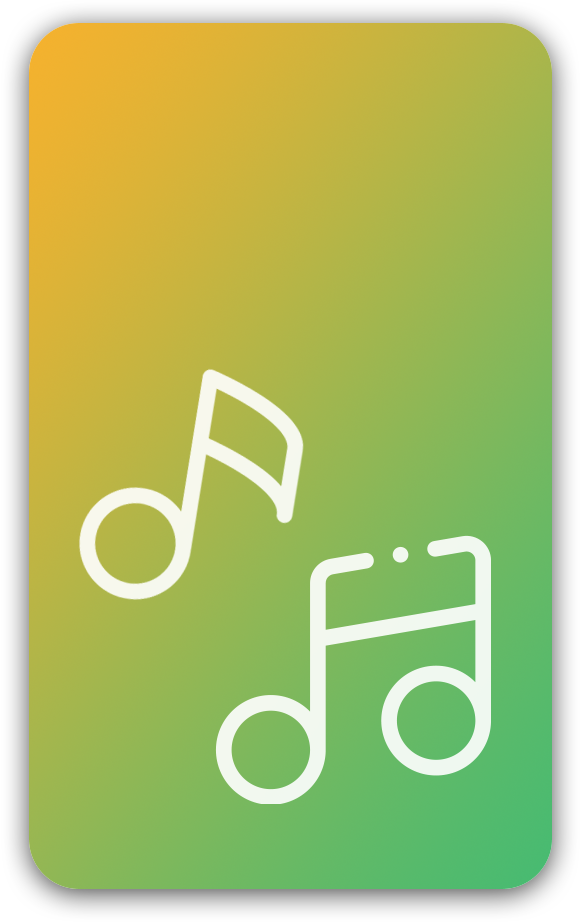
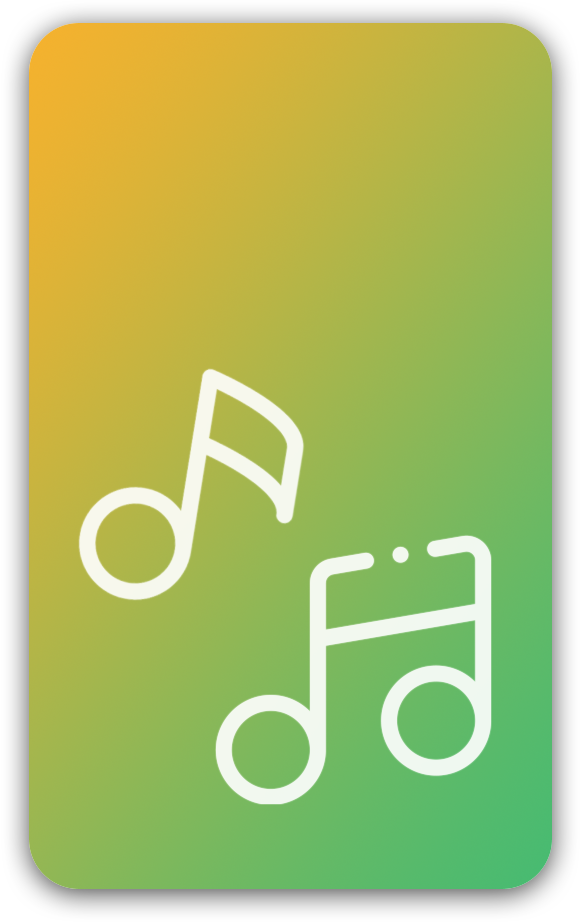
Layer changes from the first 581 x 922 image to the second:
pixels changed over [78, 368, 492, 805] (layer not identified)
